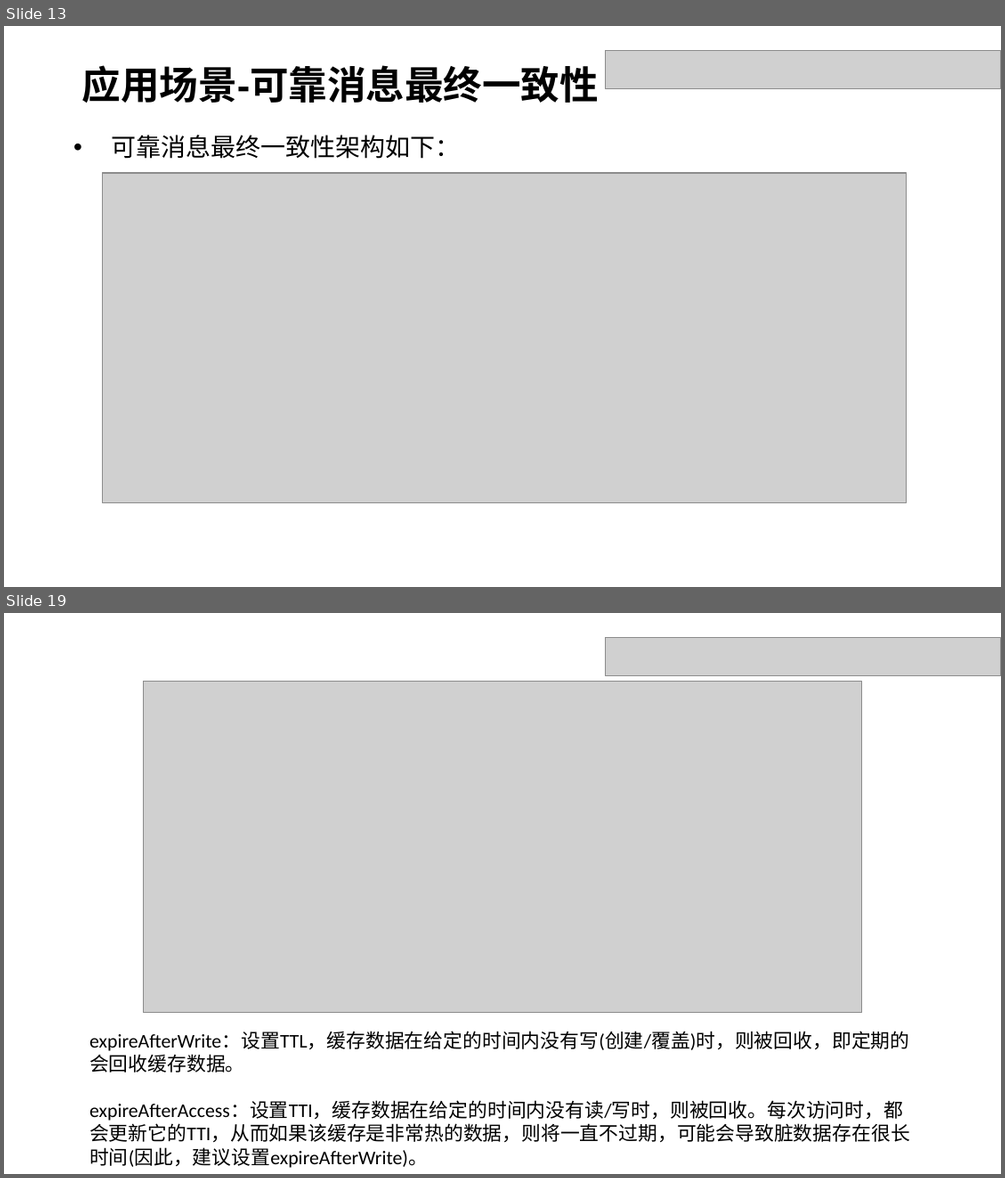
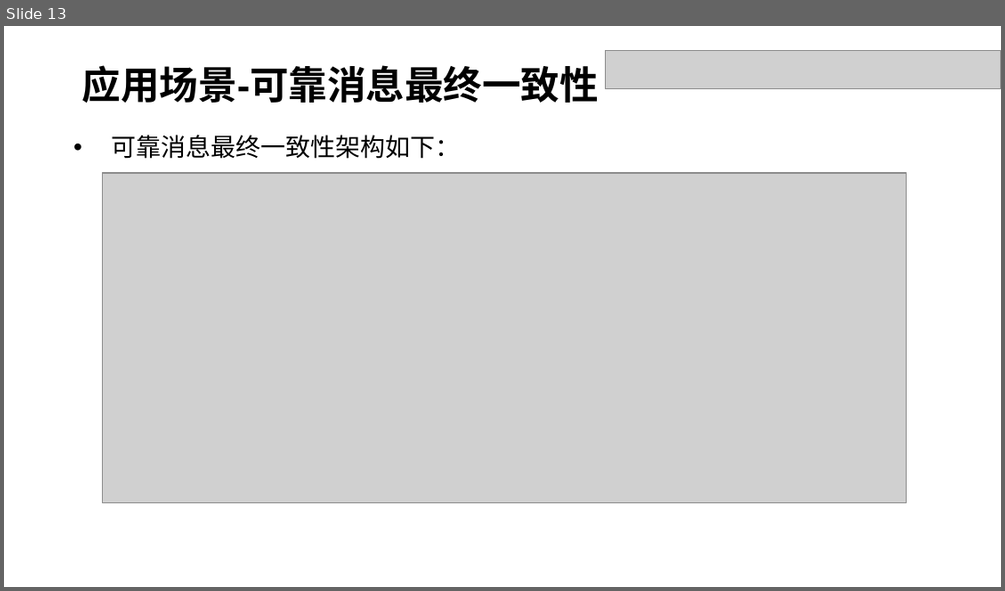
Before and after one commit to dxh122685692/doc, a slide deck: 分享.pptx. Shown one above the other, each under a label of ours: slides 13 and 19 before the commit, slide 13 after it; the slides between them are not shown. The pictures are 1005x1178 and 1005x591 pixels, drawn with LibreOffice and Linux fonts; fonts in the diff are those of the drawing; grey boxes stand for pictures. Boxes give left, top, right and bottom in pixels: in the first picture for what was removed or moved away, otherwise in the second. Text is boxed around its words. In the diff, an @@ line names an element or a change of style, - is before the commit and + after.

```diff
--- a/分享.pptx
+++ b/分享.pptx
@@ slide 19 removed at (4, 613, 1001, 1174), background #FFFFFF @@
@@ picture removed at (605, 638, 1001, 676) @@
@@ picture removed at (144, 682, 862, 1013) @@
@@ text removed at (89, 1031, 910, 1167) @@
-expireAfterWrite：设置TTL，缓存数据在给定的时间内没有写(创建/覆盖)时，则被回收，即定期的会回收缓存数据。
-expireAfterAccess：设置TTI，缓存数据在给定的时间内没有读/写时，则被回收。每次访问时，都会更新它的TTI，从而如果该缓存是非常热的数据，则将一直不过期，可能会导致脏数据存在很长时间(因此，建议设置expireAfterWrite)。
```
Also in this commit, not shown: 4 slides changed, 4 slides added, 5 other slides removed.
